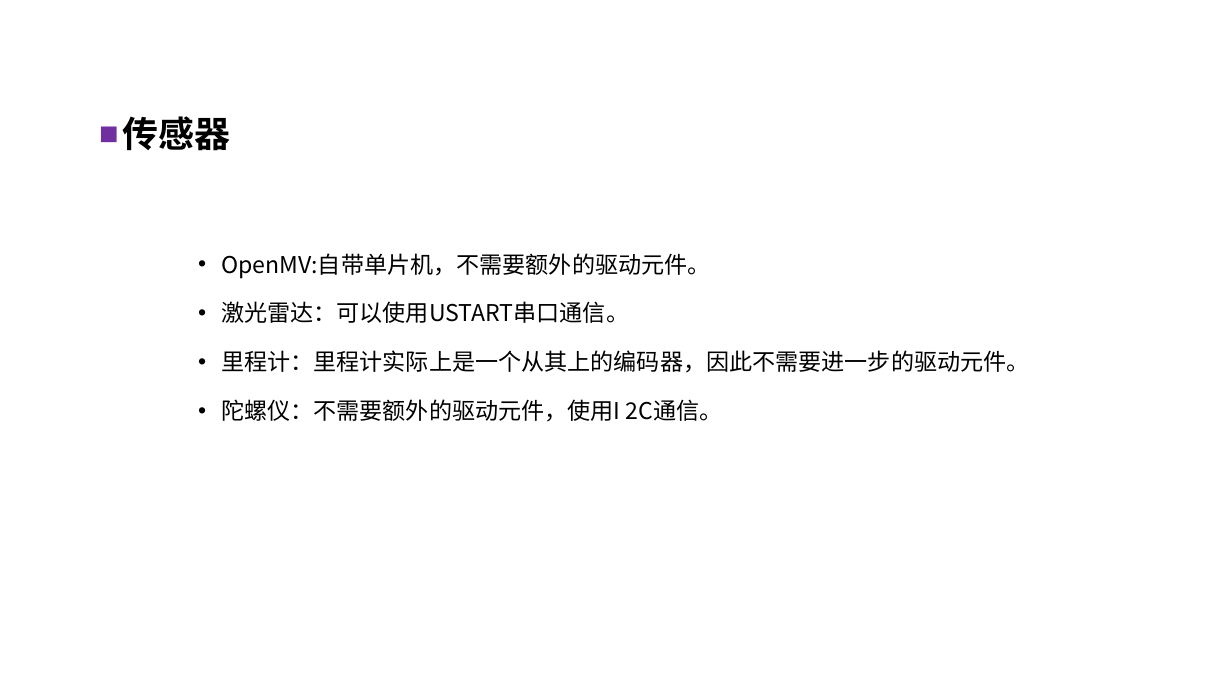
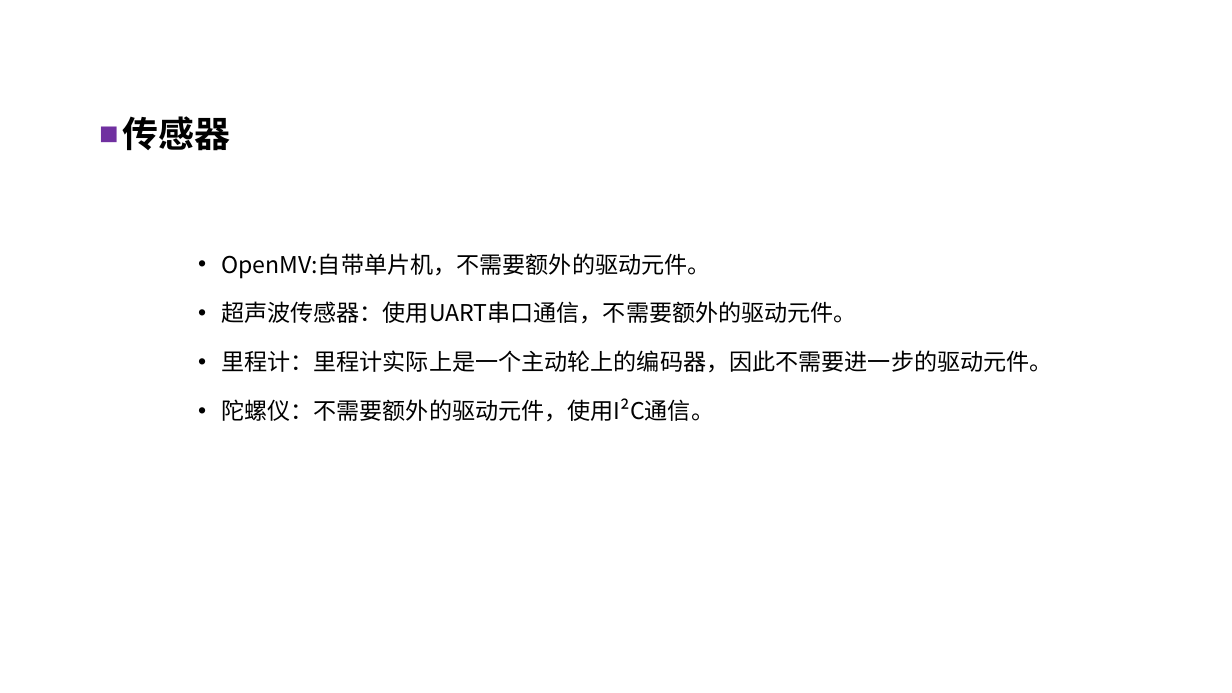
Before and after one commit to QiuYi111/AutonomousCar-, a slide deck: slide 40 of LiteratureReview/ppt/自主移动车原型设计.pptx (slide 41 before the commit). Drawn at 1232x693 pixels with LibreOffice and Linux fonts; fonts in the diff are those of the drawing; background and template pictures are left out. Boxes give left, top, right and bottom in pixels: in the first picture for what was removed or moved away, otherwise in the second. Text is boxed around its words. In the diff, an @@ line names an element or a change of style, - is before the commit and + after.

```diff
--- a/LiteratureReview/ppt/自主移动车原型设计.pptx
+++ b/LiteratureReview/ppt/自主移动车原型设计.pptx
@@ text at bbox=[221, 301, 1053, 422]: text changed @@
-• 激光雷达：可以使用USTART串口通信。
-• 里程计：里程计实际上是一个从其上的编码器，因此不需要进一步的驱动元件。
-• 陀螺仪：不需要额外的驱动元件，使用I 2C通信。
+• 超声波传感器：使用UART串口通信，不需要额外的驱动元件。
+• 里程计：里程计实际上是一个主动轮上的编码器，因此不需要进一步的驱动元件。
+• 陀螺仪：不需要额外的驱动元件，使用I²C通信。
```
Also in this commit, not shown: 25 other slides changed, 3 slides added, 3 slides removed, 1 other file.
